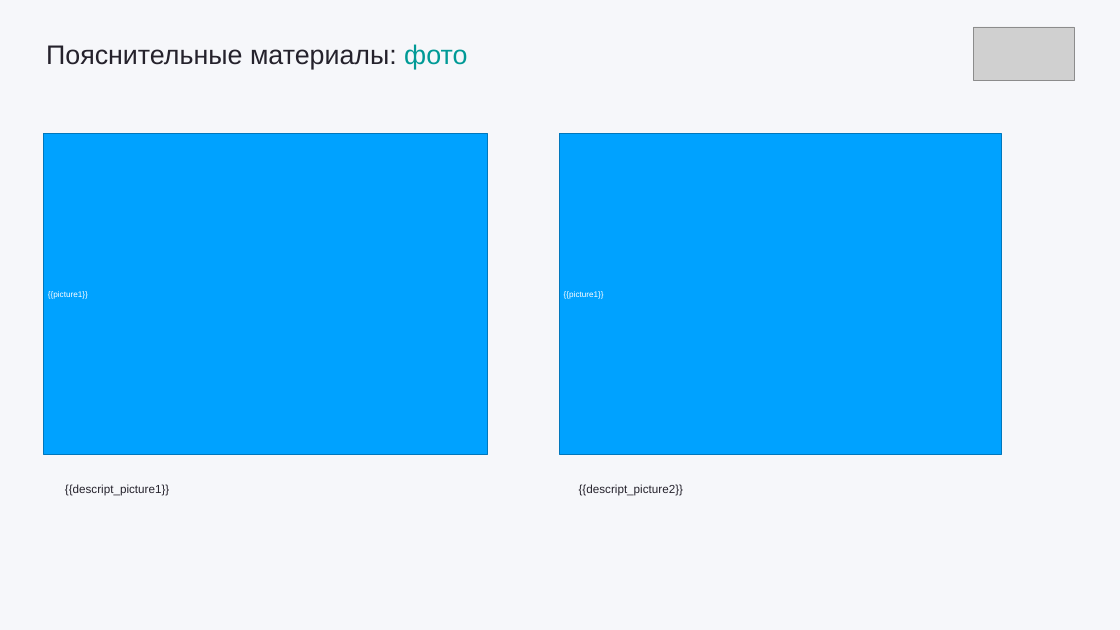
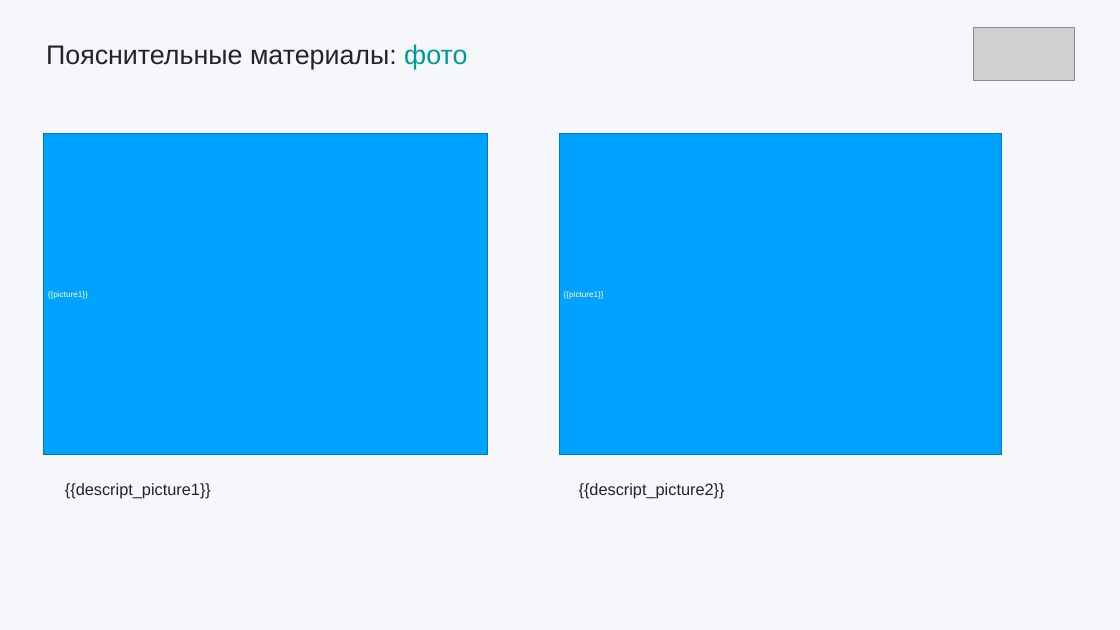
Before and after one commit to valerrkaaa/Hack_GoCodeHackMSK_2022, a slide deck: slide 5 of PowerPoint/pptx_template.pptx. Drawn at 1120x630 pixels with LibreOffice and Linux fonts; fonts in the diff are those of the drawing; grey boxes stand for pictures; background and template pictures are left out. Boxes give left, top, right and bottom in pixels: in the first picture for what was removed or moved away, otherwise in the second. Text is boxed around its words. In the diff, an @@ line names an element or a change of style, - is before the commit and + after.

```diff
--- a/PowerPoint/pptx_template.pptx
+++ b/PowerPoint/pptx_template.pptx
@@ text "{{descript_picture1}}" at (65, 483, 211, 499): size 20 to 28 pt @@
@@ text "{{descript_picture2}}" at (579, 483, 725, 499): size 20 to 28 pt @@
```
Also in this commit, not shown: 5 other slides changed, 6 other files.
